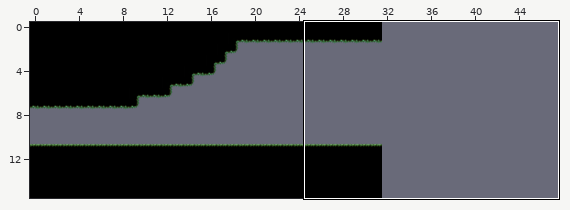
Two states of a LDtk project, assets/main.ldtk. The first picture is a wide view before the edit; the outline marks the close-up.
Close-up. Earlier state:
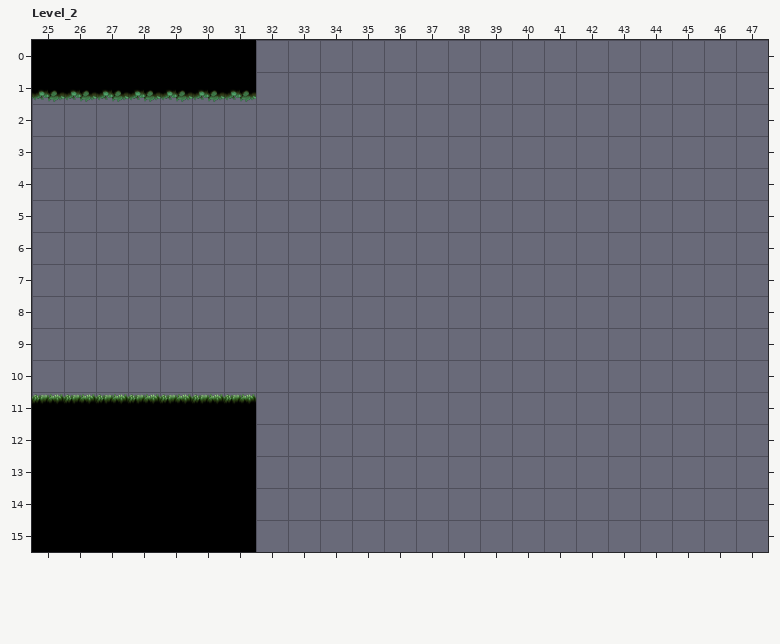
Cells are 128x128 px. Shown: Level_2 x 25..47, y 0..15. The commit also changed other parts of the map, which this record leaves out. The old version is drawn lined up with the new one.
The same view after the edit:
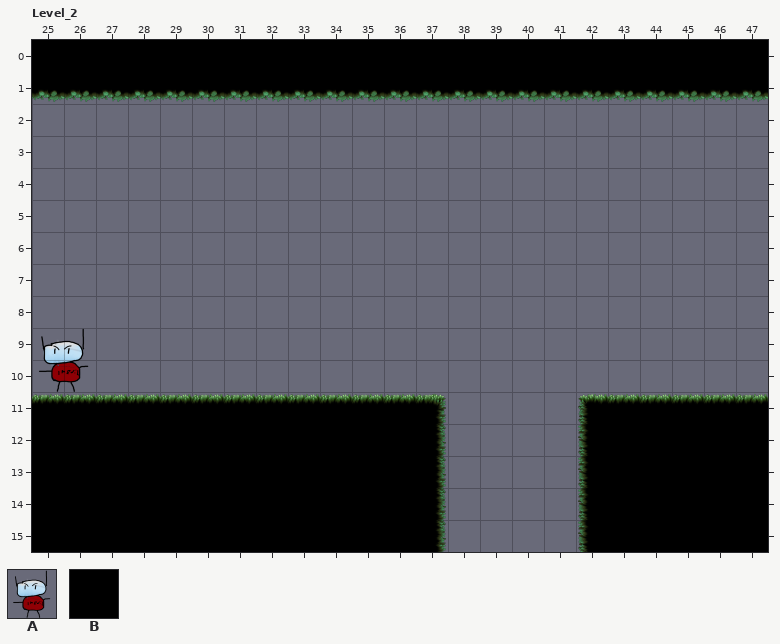
Key: from "Enemy": A 0; from "IntGrid": B 1 "Collision".
_ is an empty cell, . an unchanged one.
Objects are placed by their top-left corner, in cells (3,4 is the top-left corner of cell 3,4); size is 1x1 cell unless given.
The exact change:
map size 32x16 -> 48x16 cells
--- layer "IntGrid"
@@ x 32..47 @@
- 0 ________________
- 1 ________________
+ 0 BBBBBBBBBBBBBBBB
+ 1 BBBBBBBBBBBBBBBB
@@ x 32..47 @@
-11 ______....______
-12 ______....______
-13 ______....______
-14 ______....______
-15 ______....______
+11 BBBBBB....BBBBBB
+12 BBBBBB....BBBBBB
+13 BBBBBB....BBBBBB
+14 BBBBBB....BBBBBB
+15 BBBBBB....BBBBBB
--- layer "Entities"
+A "Enemy" at 25,9 size 2x2
